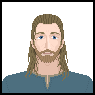
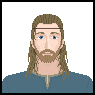
The second (95, 95) image is a revision of the first. Changes to its layers:
painted on "Background" over [32, 27, 63, 56]
